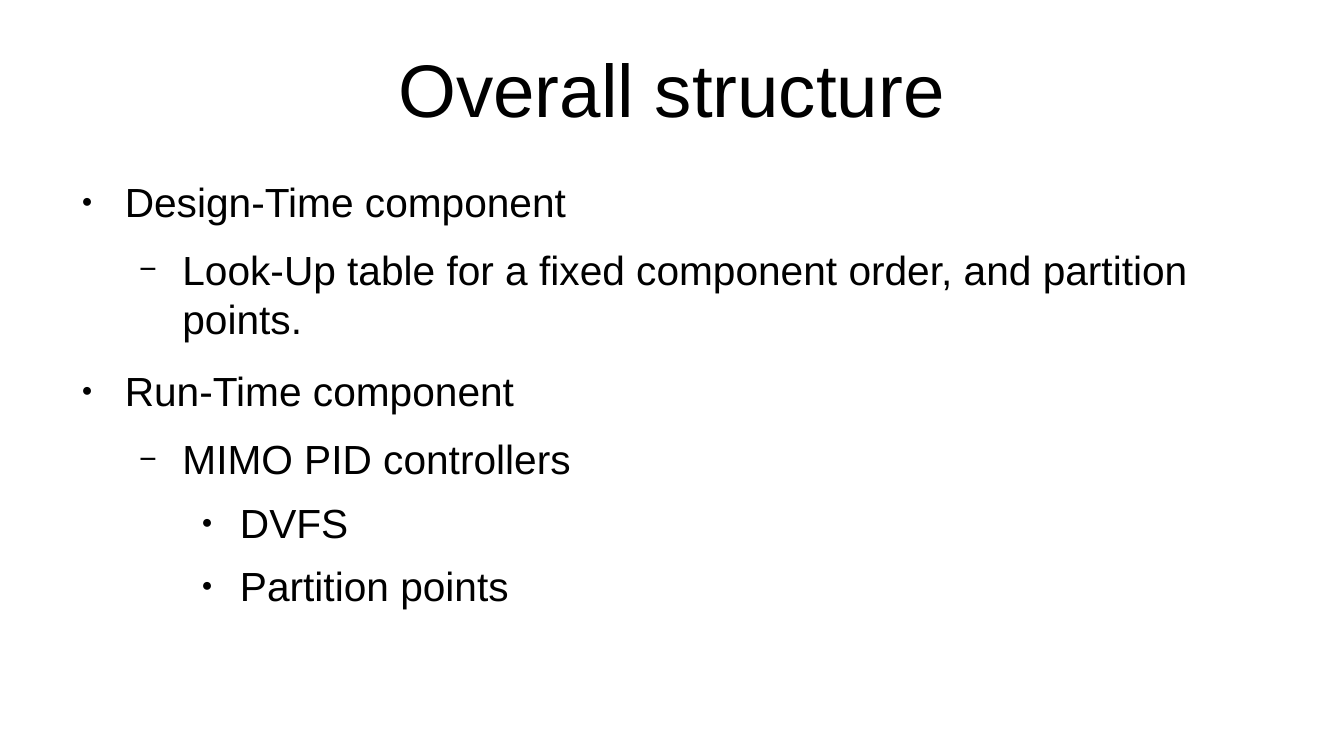
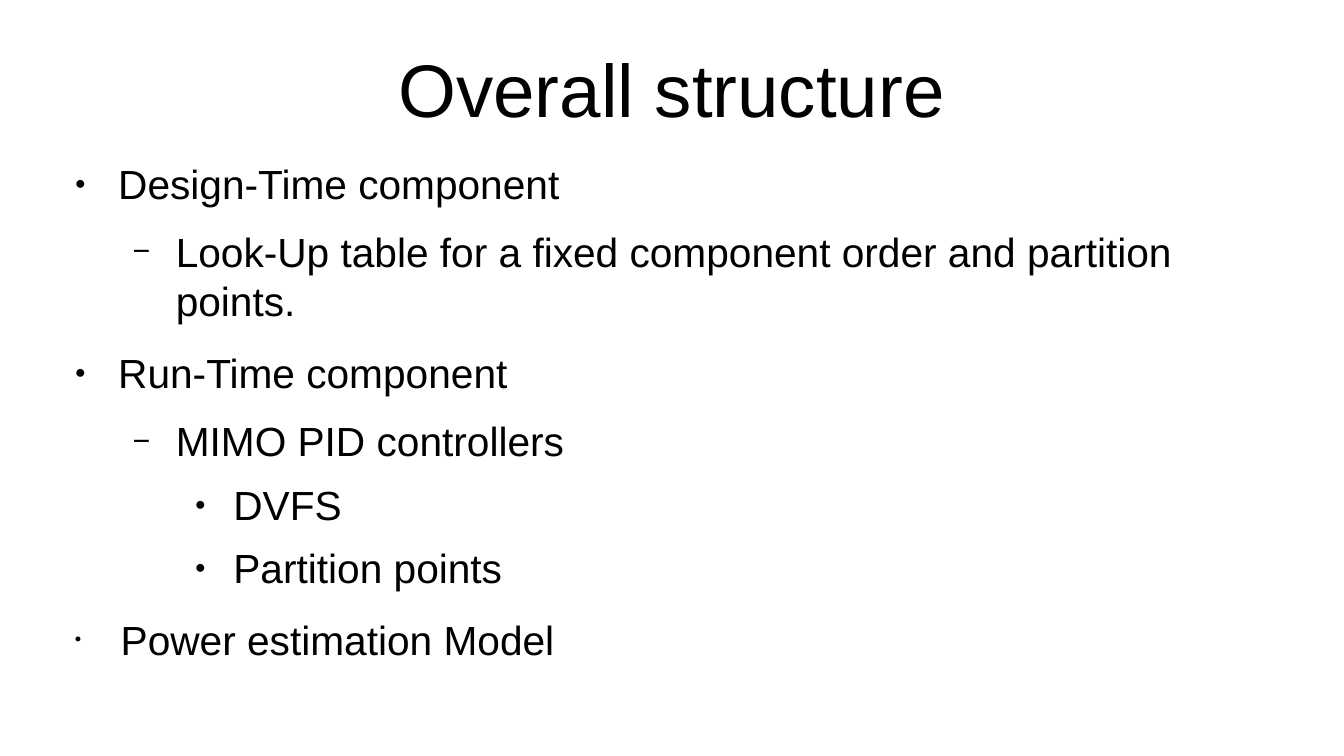
Before and after one commit to ar000001/power-optimization-governor, a slide deck: slide 2 of presentation/Governor Presentation.pptx (slide 3 before the commit). Drawn at 1344x756 pixels with LibreOffice and Linux fonts; fonts in the diff are those of the drawing. Boxes give left, top, right and bottom in pixels: in the first picture for what was removed or moved away, otherwise in the second. Text is boxed around its words. In the diff, an @@ line names an element or a change of style, - is before the commit and + after.

```diff
--- a/presentation/Governor Presentation.pptx
+++ b/presentation/Governor Presentation.pptx
@@ text "Design-Time component": place and size @@
-text "Design-Time component" at (125,187,1188,608)
+text "Design-Time component" at (118,169,1172,656)
@@ text at (176,237,1172,323): text changed @@
-  − Look-Up table for a fixed component order, and partition points.
+  − Look-Up table for a fixed component order and partition points.
@@ text at (121,625,555,656): paragraph added @@
+• Power estimation Model
```
Also in this commit, not shown: 1 other slide changed, 2 slides added, 2 slides removed.
